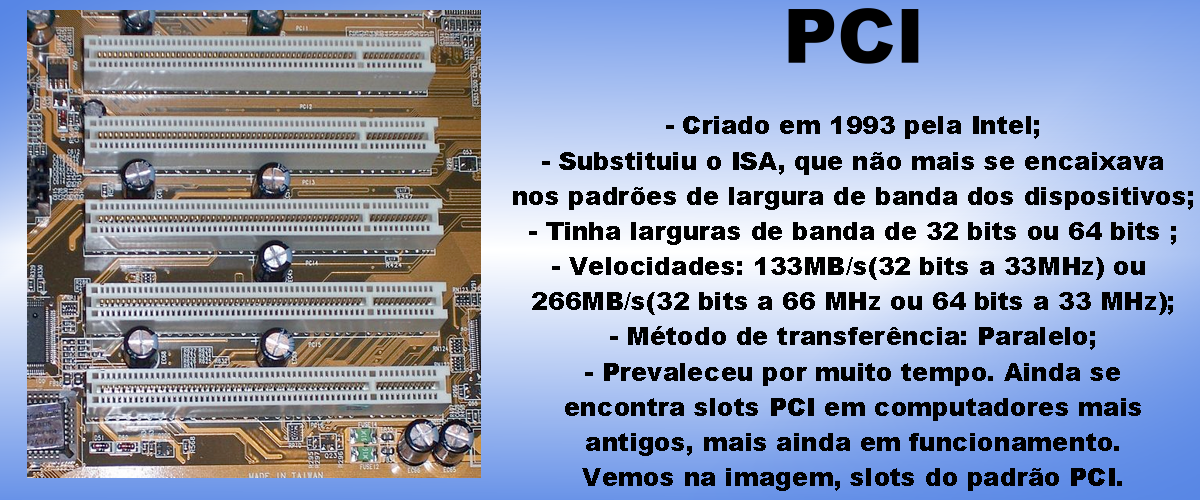
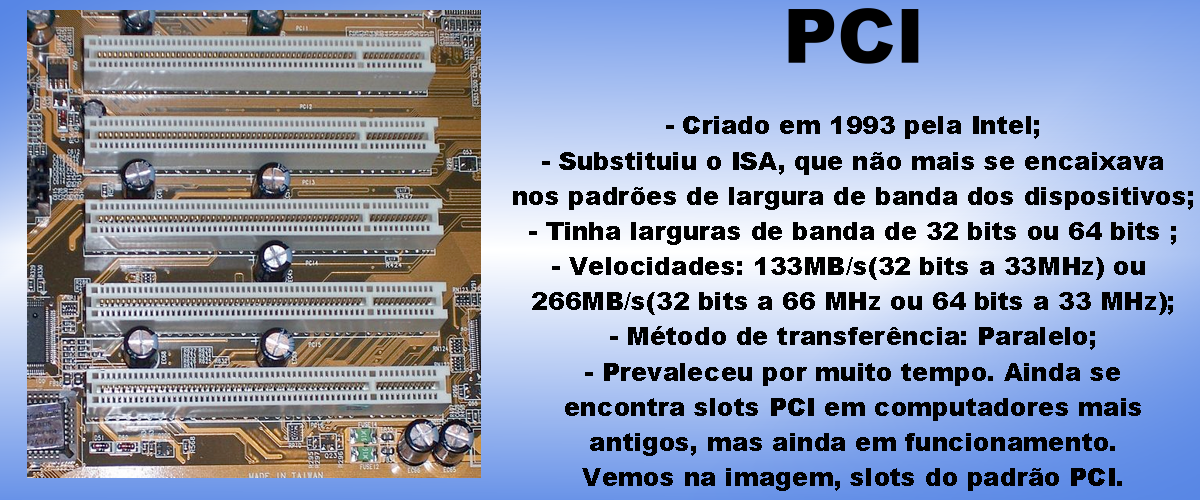
Comparing the layer stacks of the two 1200×500 images. Changes:
pixels changed over [586, 433, 1119, 456] (layer not identified)
